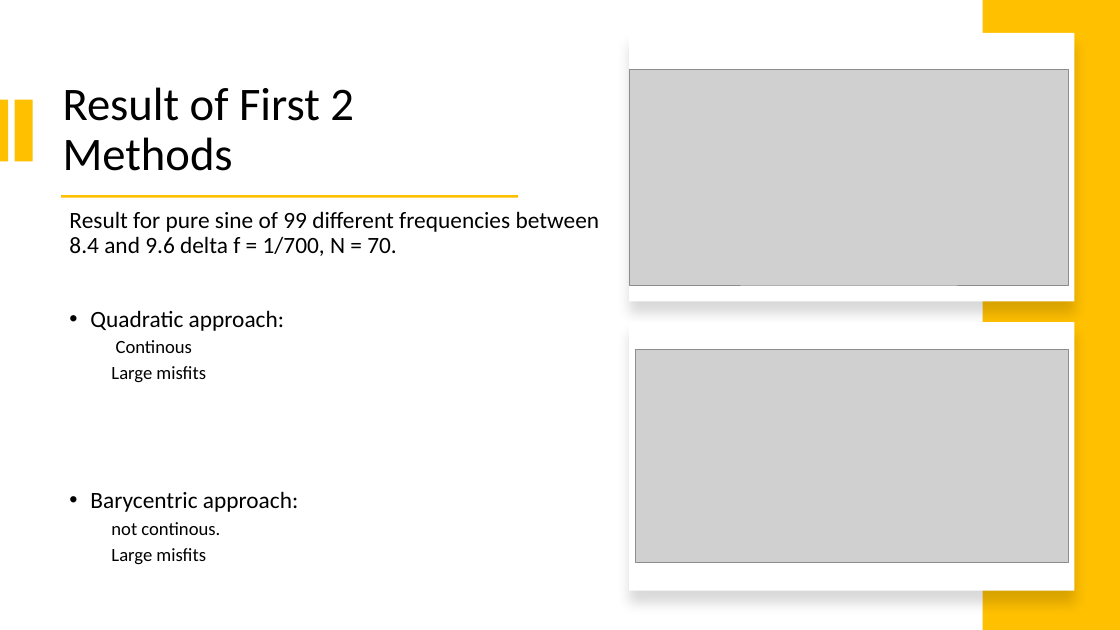
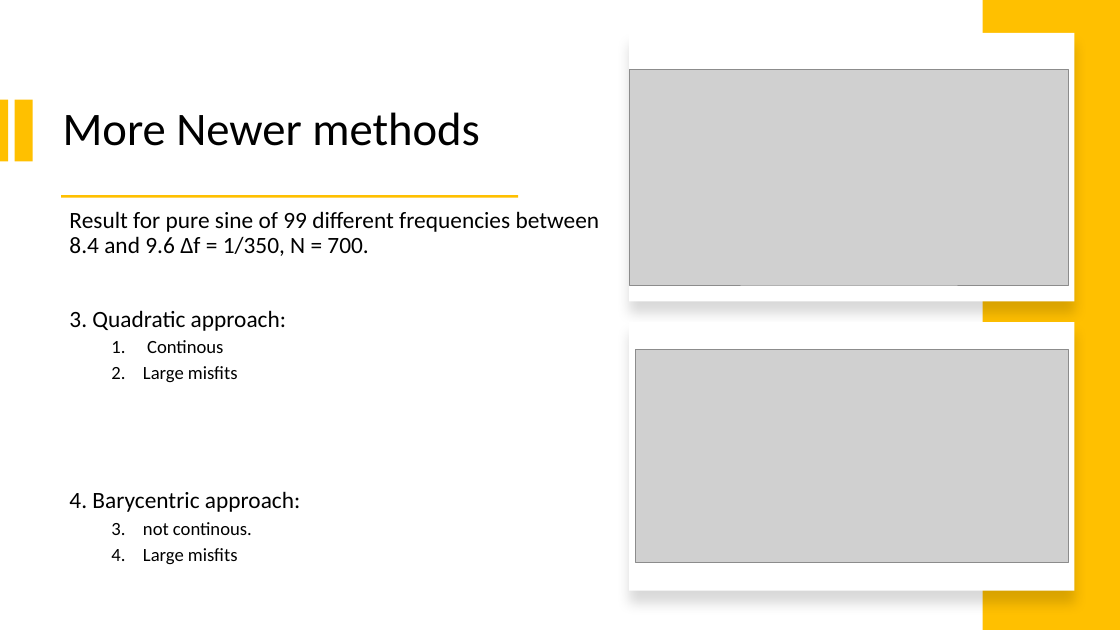
Before and after one commit to Sibeng32/Saban-Caliskan-Fourier-Analysis, a slide deck: slide 6 of Verbeterde Powerpoint Fourier Analysis.pptx. Drawn at 1120x630 pixels with LibreOffice and Linux fonts; fonts in the diff are those of the drawing; grey boxes stand for pictures. Boxes give left, top, right and bottom in pixels: in the first picture for what was removed or moved away, otherwise in the second. Text is boxed around its words. In the diff, an @@ line names an element or a change of style, - is before the commit and + after.

```diff
--- a/Verbeterde Powerpoint Fourier Analysis.pptx
+++ b/Verbeterde Powerpoint Fourier Analysis.pptx
@@ title at box(63, 112, 479, 146): text changed @@
-Result of First 2 Methods
+More Newer methods
@@ text at box(69, 211, 600, 331): text changed @@
-Result for pure sine of 99 different frequencies between 8.4 and 9.6 delta f = 1/700, N = 70.
-• Quadratic approach:
+Result for pure sine of 99 different frequencies between 8.4 and 9.6 Δf = 1/350, N = 700.
+3. Quadratic approach:
@@ text at box(143, 340, 252, 564): bullet none to 1. @@
@@ text at box(69, 491, 300, 512): text changed @@
-• Barycentric approach:
+4. Barycentric approach:
```
Also in this commit, not shown: 5 other slides changed, 1 other file.
